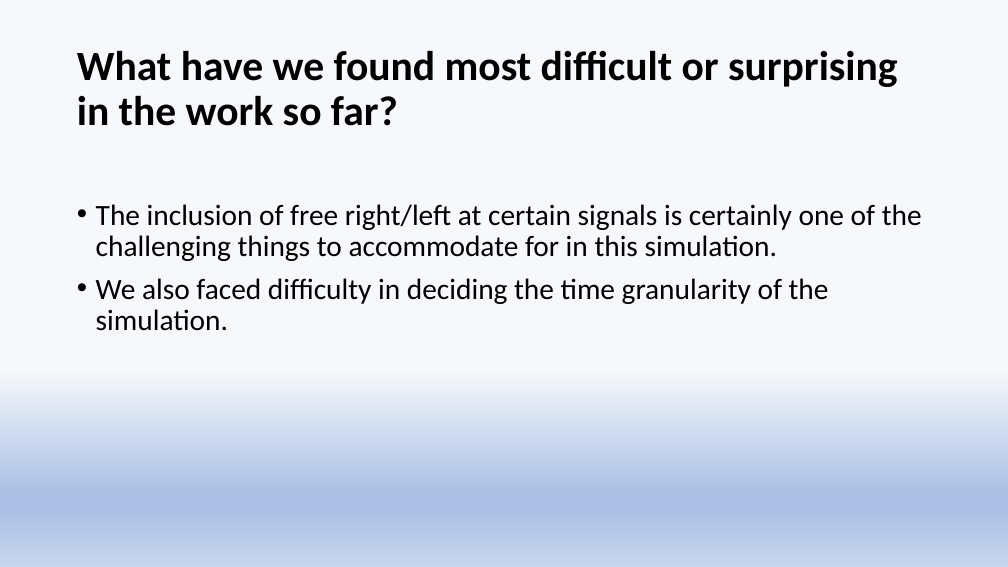
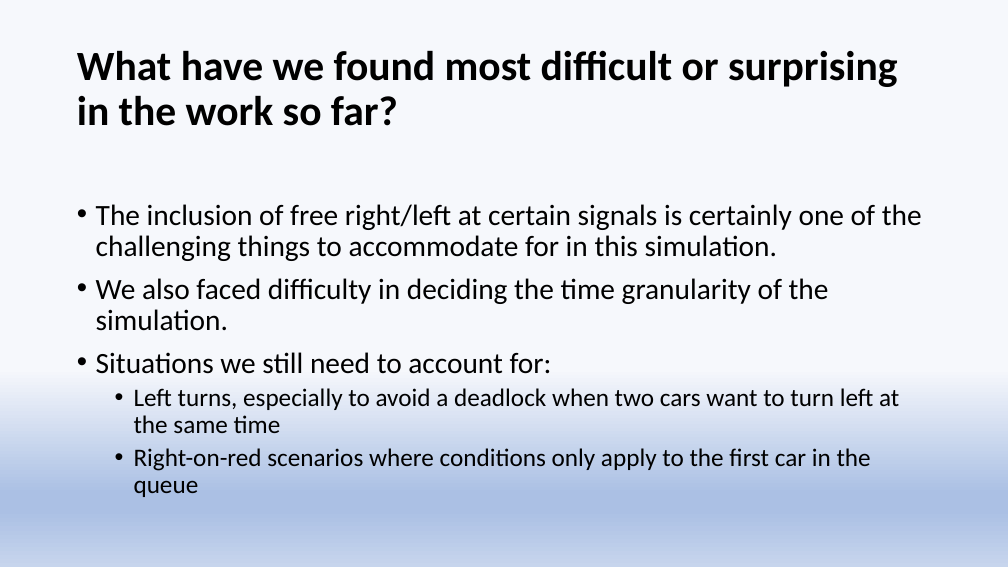
Before and after one commit to nateve/Final-project, a slide deck: slide 5 of Monte Carlo Simulation for Stoplight.pptx. Drawn at 1008x567 pixels with LibreOffice and Linux fonts; fonts in the diff are those of the drawing. Boxes give left, top, right and bottom in pixels: in the first picture for what was removed or moved away, otherwise in the second. Text is boxed around its words. In the diff, an @@ line names an element or a change of style, - is before the commit and + after.

Commit message:
added maximum wait time to summary stats, updated ppt slides

```diff
--- a/Monte Carlo Simulation for Stoplight.pptx
+++ b/Monte Carlo Simulation for Stoplight.pptx
@@ text at (96, 352, 899, 497): paragraphs added @@
+• Situations we still need to account for:
+  • Left turns, especially to avoid a deadlock when two cars want to turn left at the same time
+  • Right-on-red scenarios where conditions only apply to the first car in the queue
```
Also in this commit, not shown: 3 other slides changed, 2 slides added, 1 other file.
